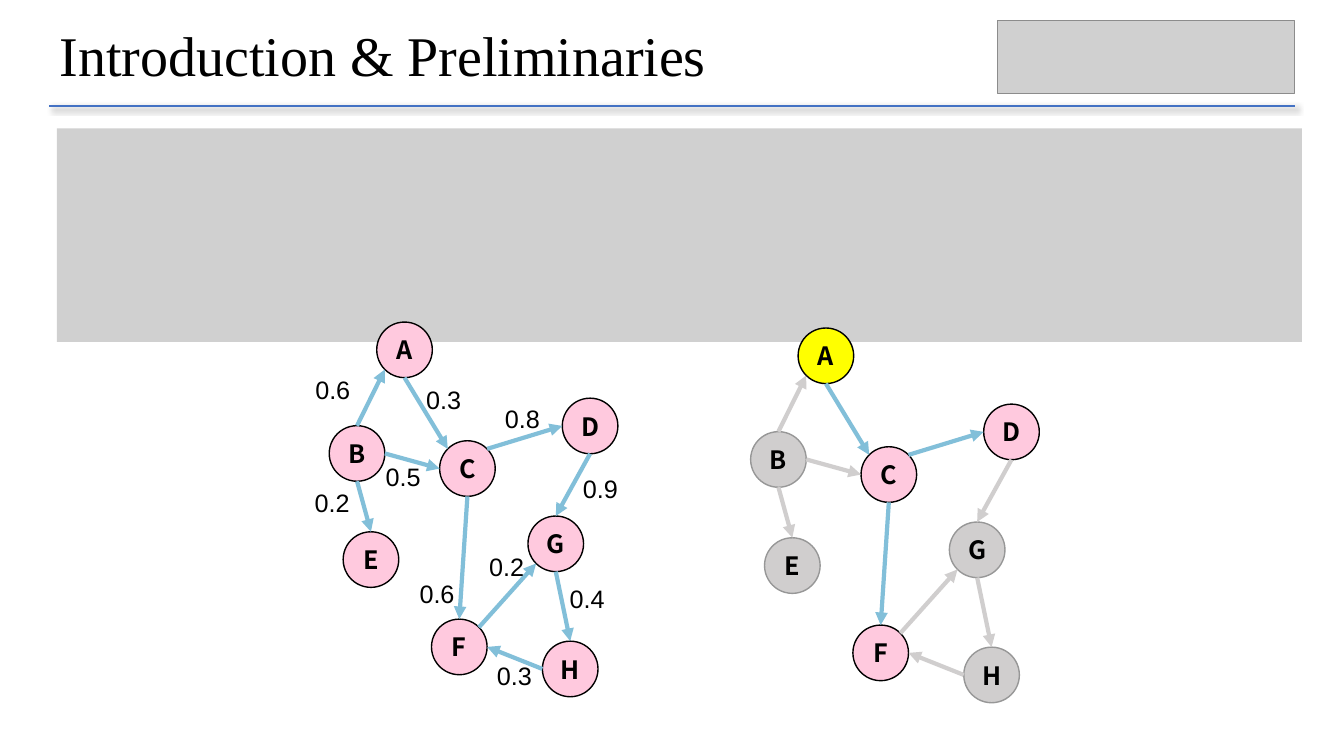
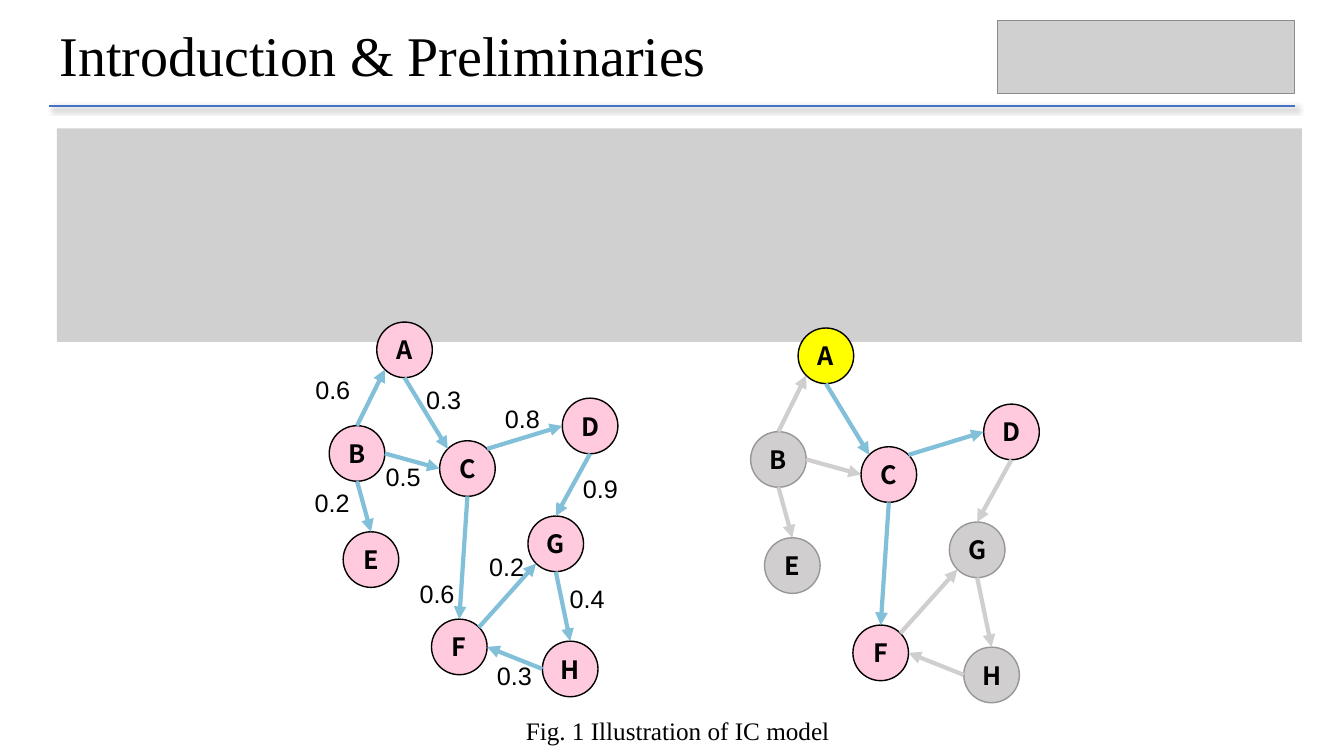
Before and after one commit to chenxlong3/DSAA5002_project, a slide deck: slide 2 of presentation/sketch_IM.pptx. Drawn at 1344x756 pixels with LibreOffice and Linux fonts; fonts in the diff are those of the drawing; grey boxes stand for pictures. Boxes give left, top, right and bottom in pixels: in the first picture for what was removed or moved away, otherwise in the second. Text is boxed around its words. In the diff, an @@ line names an element or a change of style, - is before the commit and + after.

```diff
--- a/presentation/sketch_IM.pptx
+++ b/presentation/sketch_IM.pptx
@@ text added at [526,722,829,746], 18 pt, text #000000 @@
+Fig. 1 Illustration of IC model
```
Also in this commit, not shown: 7 other slides changed, 1 slide added, 14 other files.
